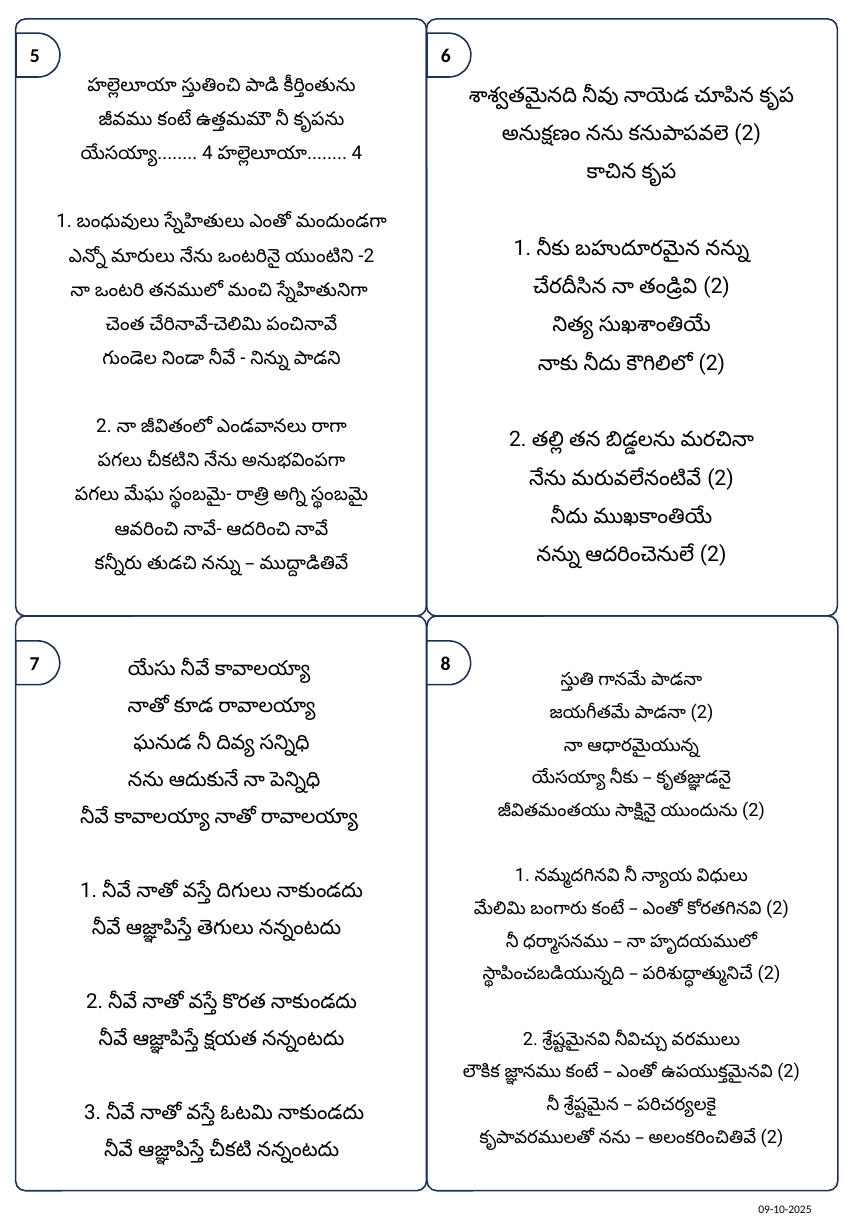
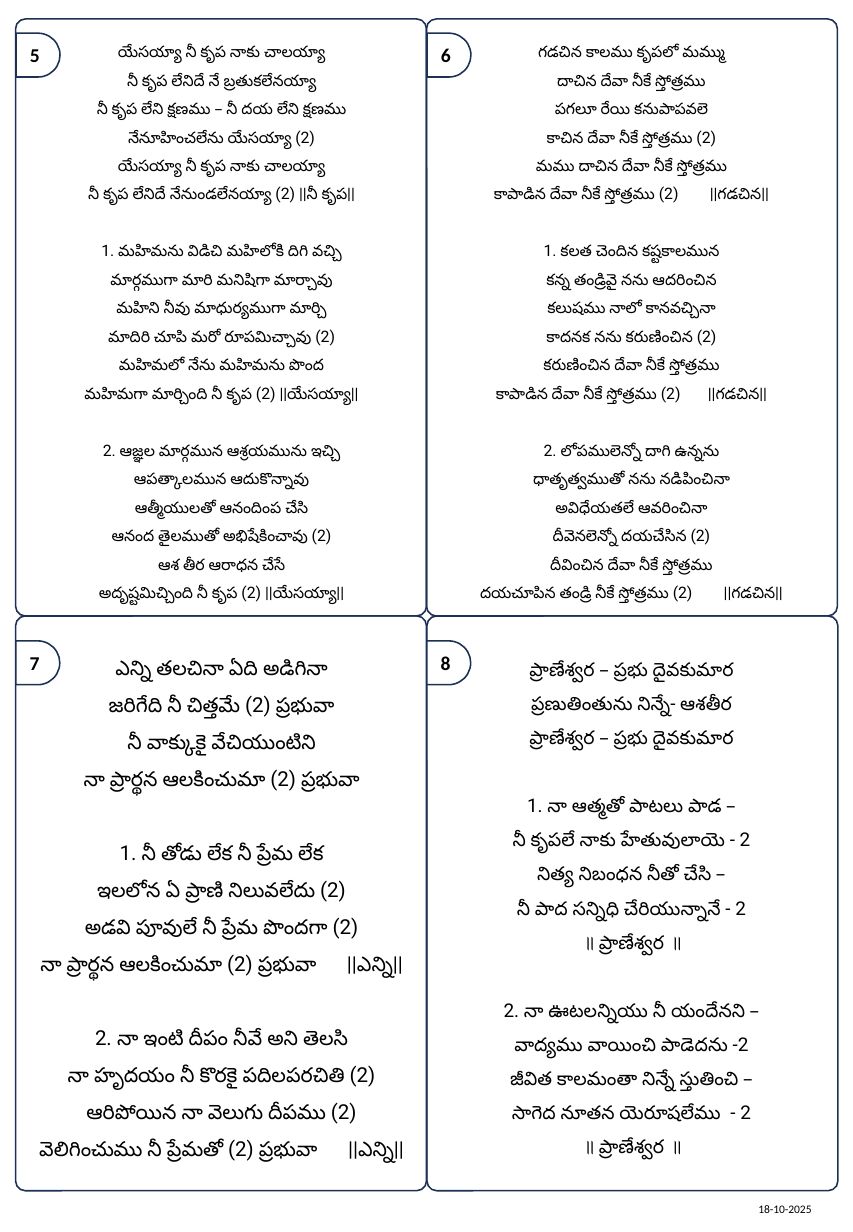
Before and after one commit to venu-webdev/songsDb, a slide deck: slide 2 of songsTemplate.pptx. Drawn at 853x1232 pixels with LibreOffice and Linux fonts; fonts in the diff are those of the drawing. Boxes give left, top, right and bottom in pixels: in the first picture for what was removed or moved away, otherwise in the second. Text is boxed around its words. In the diff, an @@ line names an element or a change of style, - is before the commit and + after.

```diff
--- a/songsTemplate.pptx
+++ b/songsTemplate.pptx
@@ text at (x1=84, y1=46, x2=359, y2=605): text changed; size 12 to 10 pt @@
-హల్లెలూయా స్తుతించి పాడి కీర్తింతును
-జీవము కంటే ఉత్తమమౌ నీ కృపను
-యేసయ్యా........ 4 హల్లెలూయా........ 4
-1. బంధువులు స్నేహితులు ఎంతో మందుండగా
-ఎన్నో మారులు నేను ఒంటరినై యుంటిని -2
-నా ఒంటరి తనములో మంచి స్నేహితునిగా
-చెంత చేరినావే-చెలిమి పంచినావే
-గుండెల నిండా నీవే - నిన్ను పాడని
-2. నా జీవితంలో ఎండవానలు రాగా
-పగలు చీకటిని నేను అనుభవింపగా
-పగలు మేఘ స్థంబమై- రాత్రి అగ్ని స్థంబమై
-ఆవరించి నావే- ఆదరించి నావే
-కన్నీరు తుడచి నన్ను – ముద్దాడితివే
+యేసయ్యా నీ కృప నాకు చాలయ్యా
+నీ కృప లేనిదే నే బ్రతుకలేనయ్యా
+నీ కృప లేని క్షణము – నీ దయ లేని క్షణము
+నేనూహించలేను యేసయ్యా (2)
+యేసయ్యా నీ కృప నాకు చాలయ్యా
+నీ కృప లేనిదే నేనుండలేనయ్యా (2) ||నీ కృప||
+1. మహిమను విడిచి మహిలోకి దిగి వచ్చి
+మార్గముగా మారి మనిషిగా మార్చావు
+మహిని నీవు మాధుర్యముగా మార్చి
+మాదిరి చూపి మరో రూపమిచ్చావు (2)
+మహిమలో నేను మహిమను పొంద
+మహిమగా మార్చింది నీ కృప (2) ||యేసయ్యా||
+2. ఆజ్ఞల మార్గమున ఆశ్రయమును ఇచ్చి
+ఆపత్కాలమున ఆదుకొన్నావు
+ఆత్మీయులతో ఆనందింప చేసి
+ఆనంద తైలముతో అభిషేకించావు (2)
+ఆశ తీర ఆరాధన చేసే
+అదృష్టమిచ్చింది నీ కృప (2) ||యేసయ్యా||
@@ text at (x1=480, y1=74, x2=783, y2=603): text changed; size 13.5 to 10 pt @@
-శాశ్వతమైనది నీవు నాయెడ చూపిన కృప
-అనుక్షణం నను కనుపాపవలె (2)
-కాచిన కృప
-1. నీకు బహుదూరమైన నన్ను
-చేరదీసిన నా తండ్రివి (2)
-నిత్య సుఖశాంతియే
-నాకు నీదు కౌగిలిలో (2)
-2. తల్లి తన బిడ్డలను మరచినా
-నేను మరువలేనంటివే (2)
-నీదు ముఖకాంతియే
-నన్ను ఆదరించెనులే (2)
+గడచిన కాలము కృపలో మమ్ము
+దాచిన దేవా నీకే స్తోత్రము
+పగలూ రేయి కనుపాపవలె
+కాచిన దేవా నీకే స్తోత్రము (2)
+మము దాచిన దేవా నీకే స్తోత్రము
+కాపాడిన దేవా నీకే స్తోత్రము (2) ||గడచిన||
+1. కలత చెందిన కష్టకాలమున
+కన్న తండ్రివై నను ఆదరించిన
+కలుషము నాలో కానవచ్చినా
+కాదనక నను కరుణించిన (2)
+కరుణించిన దేవా నీకే స్తోత్రము
+కాపాడిన దేవా నీకే స్తోత్రము (2) ||గడచిన||
+2. లోపములెన్నో దాగి ఉన్నను
+ధాతృత్వముతో నను నడిపించినా
+అవిధేయతలే ఆవరించినా
+దీవెనలెన్నో దయచేసిన (2)
+దీవించిన దేవా నీకే స్తోత్రము
+దయచూపిన తండ్రి నీకే స్తోత్రము (2) ||గడచిన||
@@ text at (x1=39, y1=660, x2=404, y2=1162): text changed @@
-యేసు నీవే కావాలయ్యా
-నాతో కూడ రావాలయ్యా
-ఘనుడ నీ దివ్య సన్నిధి
-నను ఆదుకునే నా పెన్నిధి
-నీవే కావాలయ్యా నాతో రావాలయ్యా
-1. నీవే నాతో వస్తే దిగులు నాకుండదు
-నీవే ఆజ్ఞాపిస్తే తెగులు నన్నంటదు
-2. నీవే నాతో వస్తే కొరత నాకుండదు
-నీవే ఆజ్ఞాపిస్తే క్షయత నన్నంటదు
-3. నీవే నాతో వస్తే ఓటమి నాకుండదు
-నీవే ఆజ్ఞాపిస్తే చీకటి నన్నంటదు
+ఎన్ని తలచినా ఏది అడిగినా
+జరిగేది నీ చిత్తమే (2) ప్రభువా
+నీ వాక్కుకై వేచియుంటిని
+నా ప్రార్థన ఆలకించుమా (2) ప్రభువా
+1. నీ తోడు లేక నీ ప్రేమ లేక
+ఇలలోన ఏ ప్రాణి నిలువలేదు (2)
+అడవి పూవులే నీ ప్రేమ పొందగా (2)
+నా ప్రార్థన ఆలకించుమా (2) ప్రభువా ||ఎన్ని||
+2. నా ఇంటి దీపం నీవే అని తెలసి
+నా హృదయం నీ కొరకై పదిలపరచితి (2)
+ఆరిపోయిన నా వెలుగు దీపము (2)
+వెలిగించుము నీ ప్రేమతో (2) ప్రభువా ||ఎన్ని||
@@ text at (x1=504, y1=662, x2=751, y2=1160): text changed; size 11.5 to 12 pt @@
-స్తుతి గానమే పాడనా
-జయగీతమే పాడనా (2)
-నా ఆధారమైయున్న
-యేసయ్యా నీకు – కృతజ్ఞుడనై
-జీవితమంతయు సాక్షినై యుందును (2)
-1. నమ్మదగినవి నీ న్యాయ విధులు
-మేలిమి బంగారు కంటే – ఎంతో కోరతగినవి (2)
-నీ ధర్మాసనము – నా హృదయములో
-స్థాపించబడియున్నది – పరిశుద్ధాత్మునిచే (2)
-2. శ్రేష్టమైనవి నీవిచ్చు వరములు
-లౌకిక జ్ఞానము కంటే – ఎంతో ఉపయుక్తమైనవి (2)
-నీ శ్రేష్టమైన – పరిచర్యలకై
-కృపావరములతో నను – అలంకరించితివే (2)
+ప్రాణేశ్వర – ప్రభు దైవకుమార
+ప్రణుతింతును నిన్నే- ఆశతీర
+ప్రాణేశ్వర – ప్రభు దైవకుమార
+1. నా ఆత్మతో పాటలు పాడ –
+నీ కృపలే నాకు హేతువులాయె - 2
+నిత్య నిబంధన నీతో చేసి –
+నీ పాద సన్నిధి చేరియున్నానే - 2
+॥ ప్రాణేశ్వర ॥
+2. నా ఊటలన్నియు నీ యందేనని –
+వాద్యము వాయించి పాడెదను -2
+జీవిత కాలమంతా నిన్నే స్తుతించి –
+సాగెద నూతన యెరూషలేము - 2
+॥ ప్రాణేశ్వర ॥
@@ text at (x1=758, y1=1205, x2=811, y2=1213): text changed @@
-09-10-2025
+18-10-2025
```
Also in this commit, not shown: 1 other slide changed, 12 other files.
